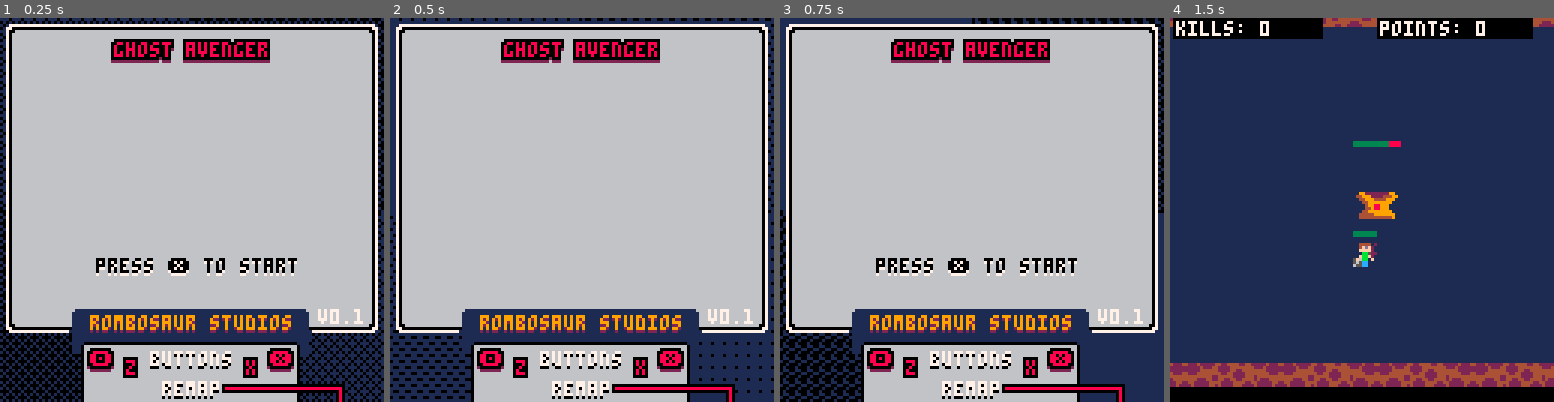
Above: before the commit, frames 1-4 (left to right).
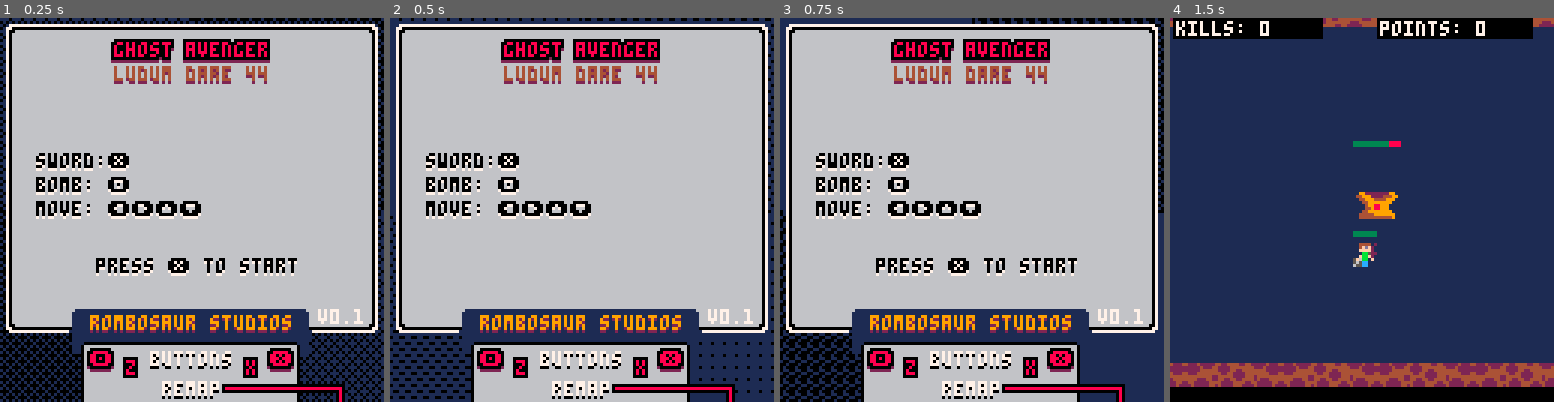
Above: after the commit, the same moments.

Repository: Rombusevil/ld44-ghost-avenger
Game: PICO-8 cartridge ld44.p8
Same seed, same stepped clock (60 frames per second), same inputs: the game is played once before the commit and once after it.
Inputs (mouse positions are in pixels of both pictures, inside the frame that each line leads up to):
- Up to frame 1 (0.25 s): no input
- Up to frame 2 (0.5 s): tap O (Z key) at 0.33 s
- Up to frame 3 (0.75 s): click (849, 121) at 0.67 s; tap O (Z key) at 0.7 s
- Up to frame 4 (1.5 s): tap X (X key) at 1.07 s; click (1300, 267) at 1.22 s; tap O (Z key) at 1.43 s

The runs differ from the first frame. In frame 1, 3.5% of the frame differs, in the area x 9-70%, y 12-53%; in frame 2, 3.5%; in frame 3, 3.5%; in frame 4, nothing differs.

Commit message:
Title screen

Diff:
--- a/game_state.lua
+++ b/game_state.lua
@@ -253,7 +253,6 @@
                 del(updas, e)
                 del(draws, e)
                 del(zmbs, e)
-                -- TODO GIVE POINTS
                 -- TOOD MAKE DEATH SOUND
                 exp:multiexplode(e.x,e.y)
                 if(shake==0)shake=2
@@ -543,7 +542,7 @@
         end
 
         -- Spawn Freeze Clock
-        if ct > 5 and #clos==0 then
+        if ct > 20 and #clos==0 then
             local xx=rnd(32)+192
             local yy=rnd(40)+70
             local c=clock(xx,yy,h) add(updas,c) add(draws,c) add(clos, c)
--- a/ld44.p8
+++ b/ld44.p8
@@ -295,6 +295,10 @@
     local texts={}
 	add(texts, tutils({text="ghost avenger",centerx=true,y=8,fg=8,bg=0,bordered=true,shadowed=true,sh=2}))
 	add(texts, tutils({text="rombosaur studios",centerx=true,y=99,fg=9,sh=2,shadowed=true}))
+	add(texts, tutils({text="ludum dare 44",centerx=true,y=16,fg=4,sh=2,shadowed=true}))
+	add(texts, tutils({text="sword:❎",x=12,y=60-15, fg=0,bg=1,shadowed=true, sh=7}))
+	add(texts, tutils({text="bomb: 🅾️" ,x=12,y=68-15, fg=0,bg=1,shadowed=true, sh=7}))
+	add(texts, tutils({text="move: ⬅️➡️⬆️⬇️",x=12,y=76-15, fg=0,bg=1,shadowed=true, sh=7}))
 	add(texts, tutils({text="press ❎ to start", blink=true, on_time=15, centerx=true,y=80,fg=0,bg=1,shadowed=true, sh=7}))
 	add(texts, tutils({text="v0.1", x=106, y=97}))
 	local ypos = 111
@@ -770,7 +774,7 @@
             local yy=rnd(40)+70
             local b=bomb(xx,yy,h) add(updas,b) add(draws,b)
         end
-        if ct > 5 and #clos==0 then
+        if ct > 20 and #clos==0 then
             local xx=rnd(32)+192
             local yy=rnd(40)+70
             local c=clock(xx,yy,h) add(updas,c) add(draws,c) add(clos, c)
@@ -859,7 +863,7 @@
     end
     return s
 end
-function win_state()
+function win_state(points,kills)
     local s={}
     local texts={}
     local timeout=2
@@ -868,18 +872,20 @@
     music(-1)
     sfx(-1)
     local ty=15
-    add(texts, tutils({text="                         ",centerx=true,y=ty,fg=8,bg=0,bordered=true,shadowed=true,sh=2})) ty+=10
-    add(texts, tutils({text="                         " ,centerx=true,y=ty,fg=8,bg=0,bordered=true,shadowed=true,sh=2}))ty+=10
+    add(texts, tutils({text="congratulations",centerx=true,y=ty,fg=8,bg=0,bordered=true,shadowed=true,sh=2})) ty+=10
+    add(texts, tutils({text="you've beaten the game" ,centerx=true,y=ty,fg=8,bg=0,bordered=true,shadowed=true,sh=2}))ty+=10
     add(texts, tutils({text="                         ",centerx=true,y=ty,fg=8,bg=0,bordered=true,shadowed=true,sh=2})) ty+=10
     add(texts, tutils({text="                         ",centerx=true,y=ty,fg=8,bg=0,bordered=true,shadowed=true,sh=2})) ty+=10
-    add(texts, tutils({text="                         ",centerx=true,y=ty,fg=8,bg=0,bordered=true,shadowed=true,sh=2})) ty+=20
-    add(texts, tutils({text="                         ",centerx=true,y=ty,fg=8,bg=0,bordered=true,shadowed=true,sh=2})) ty+=10
+    add(texts, tutils({text="points:                  ",centerx=true,y=ty,fg=8,bg=0,bordered=true,shadowed=true,sh=2}))
+    add(texts, tutils({text="        "..points,centerx=true,y=ty,fg=8,bg=0,bordered=true,shadowed=true,sh=2})) ty+=20
+    add(texts, tutils({text="kills:                   ",centerx=true,y=ty,fg=8,bg=0,bordered=true,shadowed=true,sh=2}))
+    add(texts, tutils({text="        "..kills,centerx=true,y=ty,fg=8,bg=0,bordered=true,shadowed=true,sh=2})) ty+=20
     local restart_msg = "press ❎ to restart"
     local msg = tutils({text="", blink=true, on_time=15, centerx=true,y=110,fg=0,bg=1,bordered=false,shadowed=true,sh=7})
     add(texts, msg)
     s.update=function()
         timeout -= 1/60
-        if(btnp(5) and timeout <= 0) curstate=game_state()
+        if(btnp(5) and timeout <= 0) curstate=menu_state()
     end
     cls()
     s.draw=function()
@@ -912,6 +918,7 @@
 -- poke(0x5f2d, 1) -- enables mouse support
 function _init()
     curstate=menu_state()
+    -- curstate=win_state(543,140)
 end
 
 function _update()
--- a/main.lua
+++ b/main.lua
@@ -22,6 +22,7 @@
 -- poke(0x5f2d, 1) -- enables mouse support
 function _init()
     curstate=menu_state()
+    -- curstate=win_state(543,140)
 end
 
 function _update()
--- a/menu_state.lua
+++ b/menu_state.lua
@@ -5,7 +5,11 @@
 
 	add(texts, tutils({text="ghost avenger",centerx=true,y=8,fg=8,bg=0,bordered=true,shadowed=true,sh=2}))
 	add(texts, tutils({text="rombosaur studios",centerx=true,y=99,fg=9,sh=2,shadowed=true}))
-	-- add(texts, tutils({text="shoot: 🅾️   move: ⬅️➡️⬆️⬇️",x=12,y=60, fg=0,bg=1,shadowed=true, sh=7}))
+	add(texts, tutils({text="ludum dare 44",centerx=true,y=16,fg=4,sh=2,shadowed=true}))
+	add(texts, tutils({text="sword:❎",x=12,y=60-15, fg=0,bg=1,shadowed=true, sh=7}))
+	add(texts, tutils({text="bomb: 🅾️" ,x=12,y=68-15, fg=0,bg=1,shadowed=true, sh=7}))
+	add(texts, tutils({text="move: ⬅️➡️⬆️⬇️",x=12,y=76-15, fg=0,bg=1,shadowed=true, sh=7}))
+
 	add(texts, tutils({text="press ❎ to start", blink=true, on_time=15, centerx=true,y=80,fg=0,bg=1,shadowed=true, sh=7}))
 	add(texts, tutils({text="v0.1", x=106, y=97}))
 
--- a/win_state.lua
+++ b/win_state.lua
@@ -1,5 +1,5 @@
 -- state
-function win_state()
+function win_state(points,kills)
     local s={}
     local texts={}
     local timeout=2 -- for avoiding the user hitting X while playing and by that dismissing this screen. In seconds
@@ -12,12 +12,14 @@
     sfx(-1)
 
     local ty=15
-    add(texts, tutils({text="                         ",centerx=true,y=ty,fg=8,bg=0,bordered=true,shadowed=true,sh=2})) ty+=10
-    add(texts, tutils({text="                         " ,centerx=true,y=ty,fg=8,bg=0,bordered=true,shadowed=true,sh=2}))ty+=10
+    add(texts, tutils({text="congratulations",centerx=true,y=ty,fg=8,bg=0,bordered=true,shadowed=true,sh=2})) ty+=10
+    add(texts, tutils({text="you've beaten the game" ,centerx=true,y=ty,fg=8,bg=0,bordered=true,shadowed=true,sh=2}))ty+=10
     add(texts, tutils({text="                         ",centerx=true,y=ty,fg=8,bg=0,bordered=true,shadowed=true,sh=2})) ty+=10
     add(texts, tutils({text="                         ",centerx=true,y=ty,fg=8,bg=0,bordered=true,shadowed=true,sh=2})) ty+=10
-    add(texts, tutils({text="                         ",centerx=true,y=ty,fg=8,bg=0,bordered=true,shadowed=true,sh=2})) ty+=20
-    add(texts, tutils({text="                         ",centerx=true,y=ty,fg=8,bg=0,bordered=true,shadowed=true,sh=2})) ty+=10
+    add(texts, tutils({text="points:                  ",centerx=true,y=ty,fg=8,bg=0,bordered=true,shadowed=true,sh=2}))
+    add(texts, tutils({text="        "..points,centerx=true,y=ty,fg=8,bg=0,bordered=true,shadowed=true,sh=2})) ty+=20
+    add(texts, tutils({text="kills:                   ",centerx=true,y=ty,fg=8,bg=0,bordered=true,shadowed=true,sh=2}))
+    add(texts, tutils({text="        "..kills,centerx=true,y=ty,fg=8,bg=0,bordered=true,shadowed=true,sh=2})) ty+=20
 
     local restart_msg = "press ❎ to restart"
     local msg = tutils({text="", blink=true, on_time=15, centerx=true,y=110,fg=0,bg=1,bordered=false,shadowed=true,sh=7})
@@ -25,7 +27,7 @@
 
     s.update=function()
         timeout -= 1/60
-        if(btnp(5) and timeout <= 0) curstate=game_state() -- "X"
+        if(btnp(5) and timeout <= 0) curstate=menu_state() -- "X"
     end
 
     cls()
